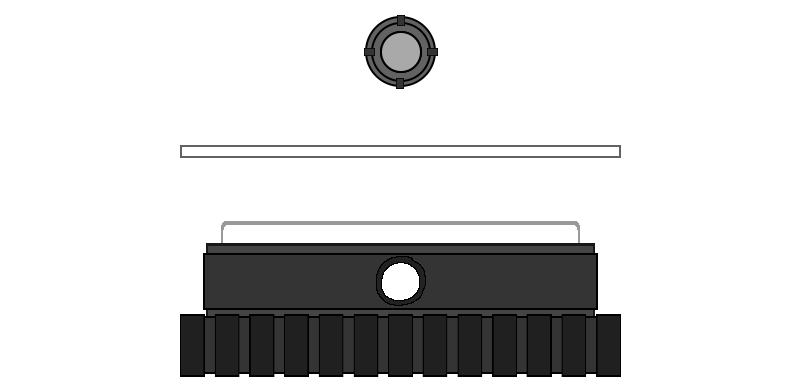
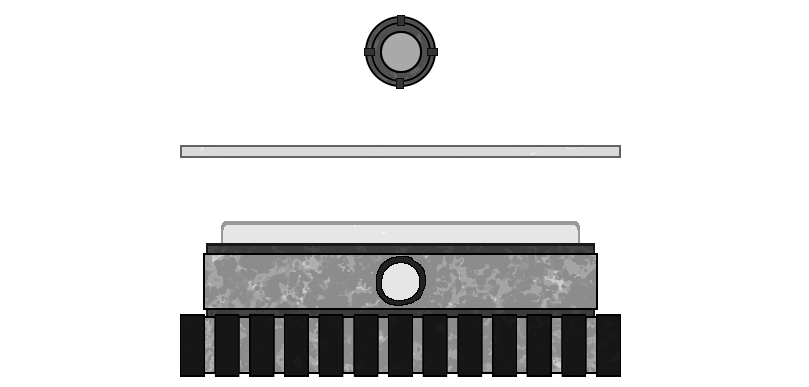
The second w=809, h=387 image is a revision of the first. Changes to its layers:
renamed "Wire_connector" to "Wire_Connector", painted on it over [368, 19, 433, 84]
painted on "Wire" over [182, 147, 619, 156]
painted on "Base" over [181, 246, 620, 375]
painted on "Button" over [223, 225, 578, 374]
